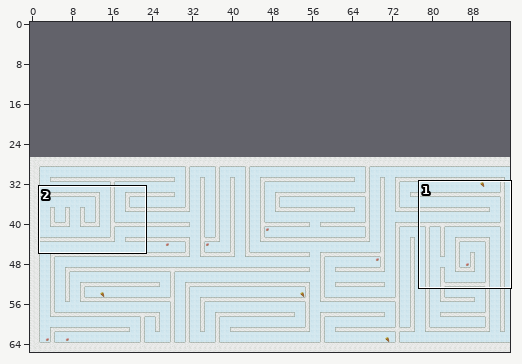
Two versions of a level (Tiled map, android/assets/tilemaps/anadyr/maze.tmx). Above, an overview of the earlier version with the close-up marked.
Close-up. Before:
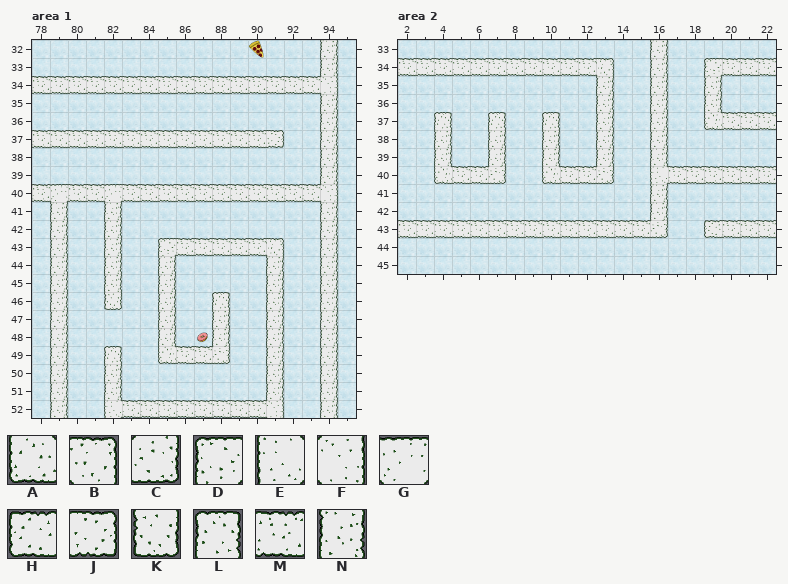
Cells are 64x64 px. Shown: area 1 x 78..95, y 32..52; area 2 x 2..22, y 33..45. The commit also changed other parts of the map, which this record leaves out. The old version is drawn lined up with the new one.
Key: from "tileset": A 4, B 4 turned 180, C 4 turned 270, D 4 turned 90, E 7, F 7 turned 180, G 7 turned 90, H 8, J 8 turned 180, K 8 turned 270, L 8 turned 90, M 11, N 11 turned 90.
_ is an empty cell.
Layers that did not change in this view are not listed.
Layer "wall_tiles" before, area 1, first column x 78:
32 ________________N_
33 ________________N_
34 MMMMMMMMMMMMMMMMF_
35 ________________N_
36 ________________N_
37 MMMMMMMMMMMMMJ__N_
38 ________________N_
39 ________________N_
40 MGMMGMMMMMMMMMMMF_
41 _N__N___________N_
42 _N__N___________N_
43 _N__N__DMMMMMB__N_
44 _N__N__N_____N__N_
45 _N__N__N_____N__N_
46 _N__K__N__L__N__N_
47 _N_____N__N__N__N_
48 _N_____N__N__N__N_
49 _N__L__AMMC__N__N_
50 _N__N________N__N_
51 _N__N________N__N_
52 _N__EMMMMMMMMF__N_
Layer "wall_tiles" before, area 2, first column x 2:
33 ______________N______
34 MMMMMMMMMMMB__N__DMMM
35 ___________N__N__N___
36 ___________N__N__N___
37 __L__L__L__N__N__AMMM
38 __N__N__N__N__N______
39 __N__N__N__N__N______
40 __AMMC__AMMC__EMMMMMM
41 ______________N______
42 ______________N______
43 MMMMMMMMMMMMMMC__HMMM
44 _____________________
45 _____________________
The same view after the edit:
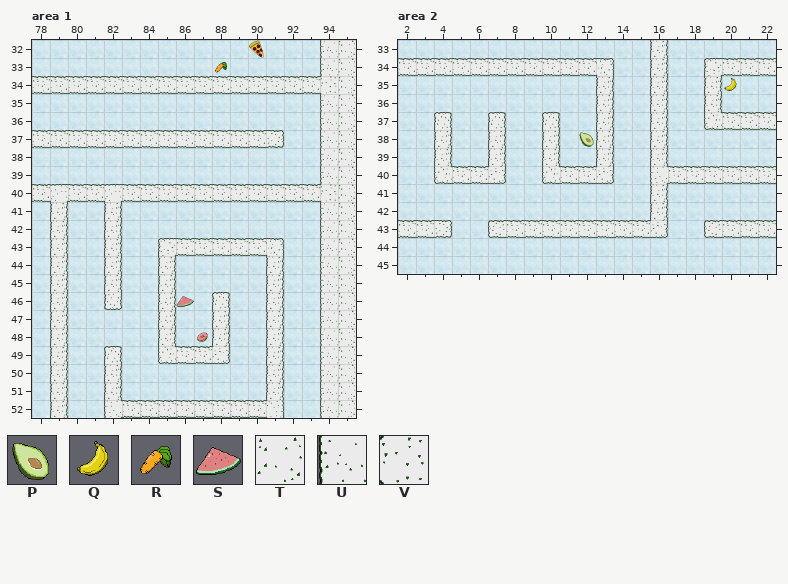
Further tiles: from "good_objects": P 0, Q 1, R 2, S 3; from "tileset": T 9, U 14, V 15 turned 180.
Tiles of an added or newly shown layer are drawn over the layers below it.
From old to new:
map size 96x69 -> 96x66 cells (old content now starts at 0,-3; both pictures use the new coordinates)
Layer "good_tiles" (now shown), area 1:
There is now tile R in row 33 at x 88.
There is now tile S in row 46 at x 86.
Layer "wall_tiles", area 1:
There is now tile T in rows 32 to 52 at x 95.
The edit turns tile N into tile U in rows 32 to 33 at x 94; in rows 35 to 39 at x 94; in rows 41 to 52 at x 94.
The edit turns tile F into tile V in row 34 at x 94; in row 40 at x 94.
Layer "good_tiles" (now shown), area 2:
There is now tile P in row 38 at x 12.
There is now tile Q in row 35 at x 20.
Layer "wall_tiles", area 2:
The edit turns tile M into tile H in row 43 at x 7.
The edit turns tile M into tile J in row 43 at x 4.
The author cleared tile M in row 43 at x 5 to 6.
Boxes around the changes in both close-ups, in picture pixels (x1, y1, x2, y2):
changed: (320, 40, 356, 418)
added: (215, 62, 227, 73)
added: (176, 296, 194, 307)
added: (724, 78, 737, 91)
added: (579, 132, 594, 147)
changed: (434, 220, 506, 238)
